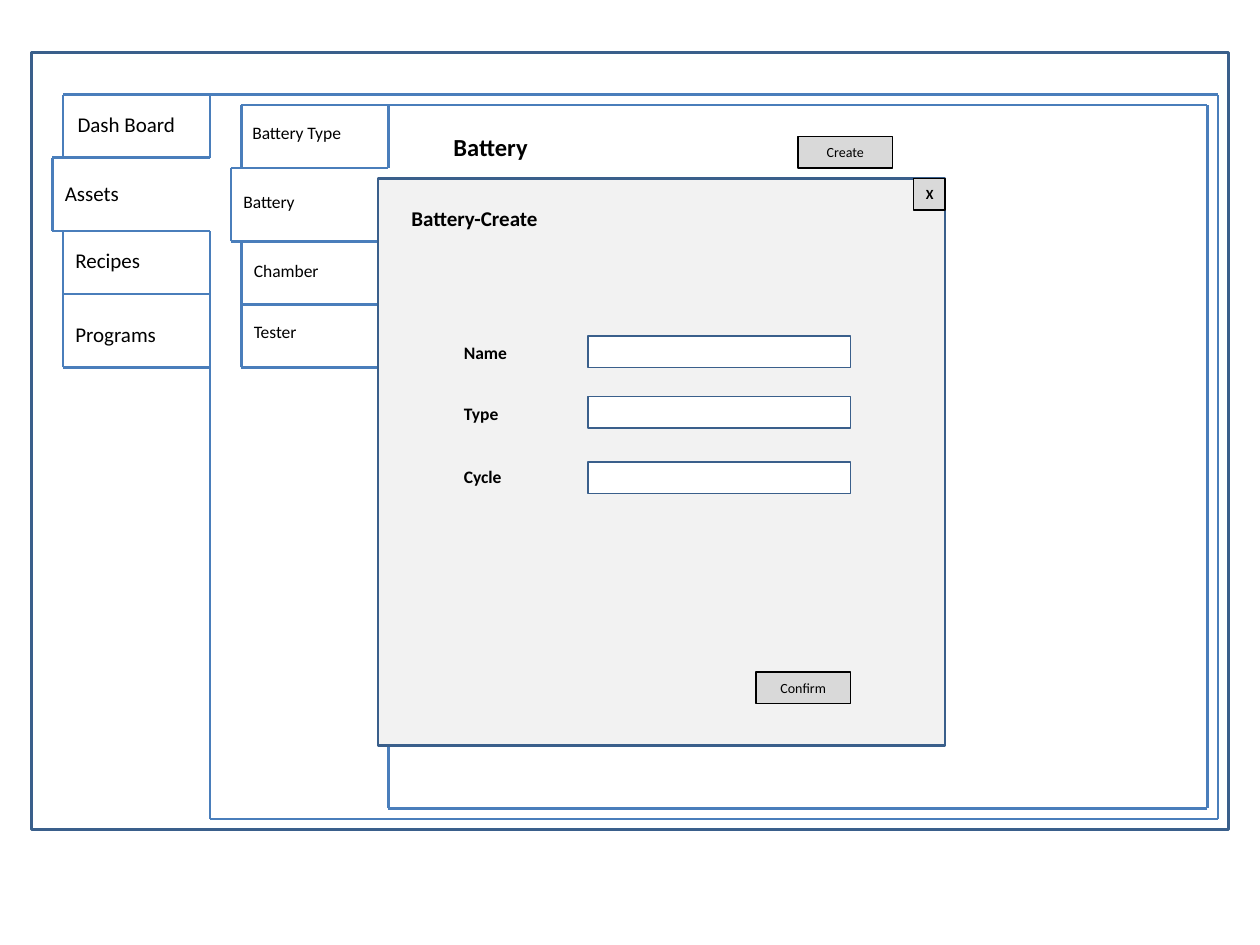
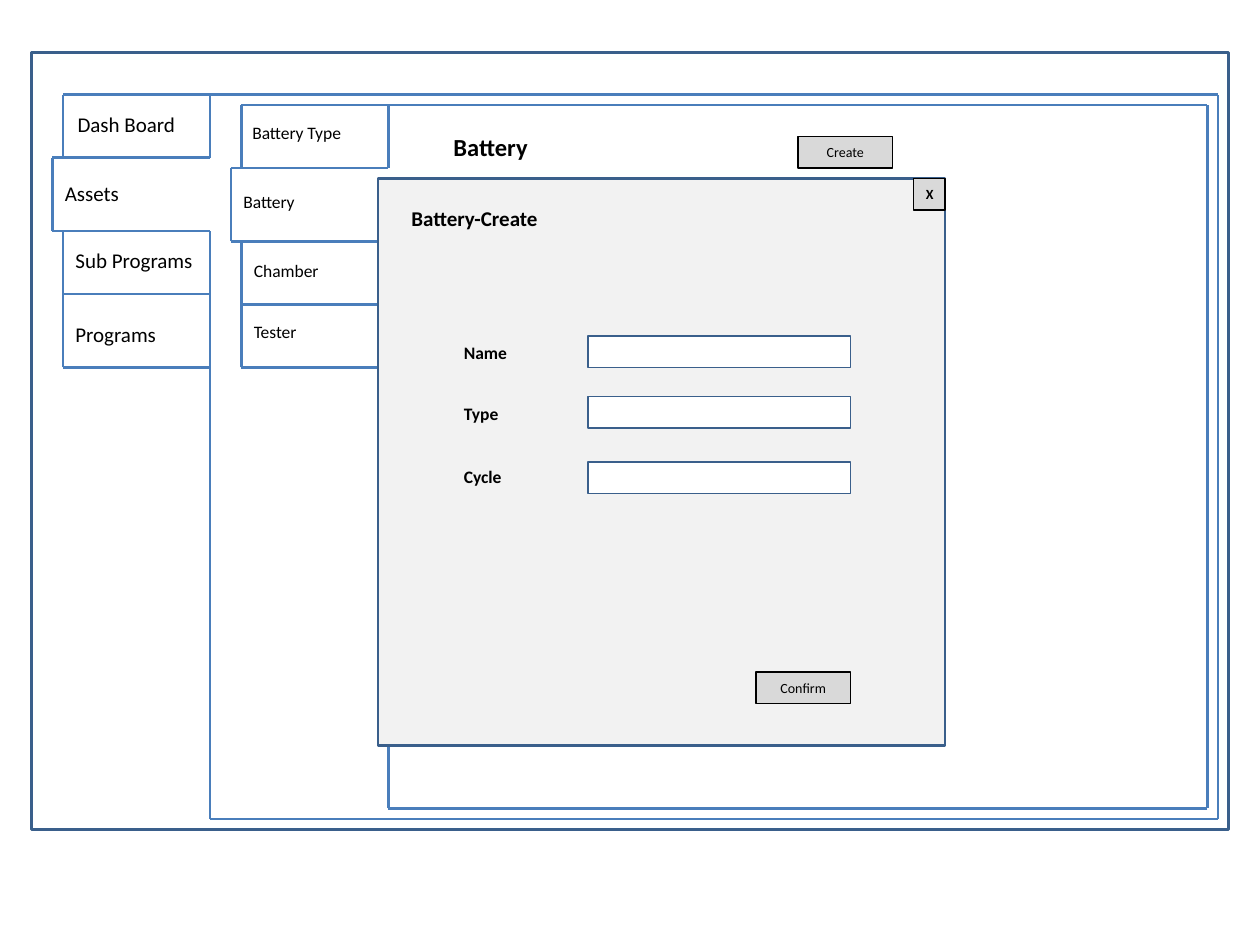
Before and after one commit to happylennychen/BCLabManager, a slide deck: slide 6 of Doc/UI Design.pptx (slide 9 before the commit). Drawn at 1260x945 pixels with LibreOffice and Linux fonts; fonts in the diff are those of the drawing. Boxes give left, top, right and bottom in pixels: in the first picture for what was removed or moved away, otherwise in the second. Text is boxed around its words. In the diff, an @@ line names an element or a change of style, - is before the commit and + after.

```diff
--- a/Doc/UI Design.pptx
+++ b/Doc/UI Design.pptx
@@ text at bbox=[75, 253, 193, 272]: text changed @@
-Recipes
+Sub Programs
```
Also in this commit, not shown: 23 other slides changed, 13 slides removed, 1 other file.
